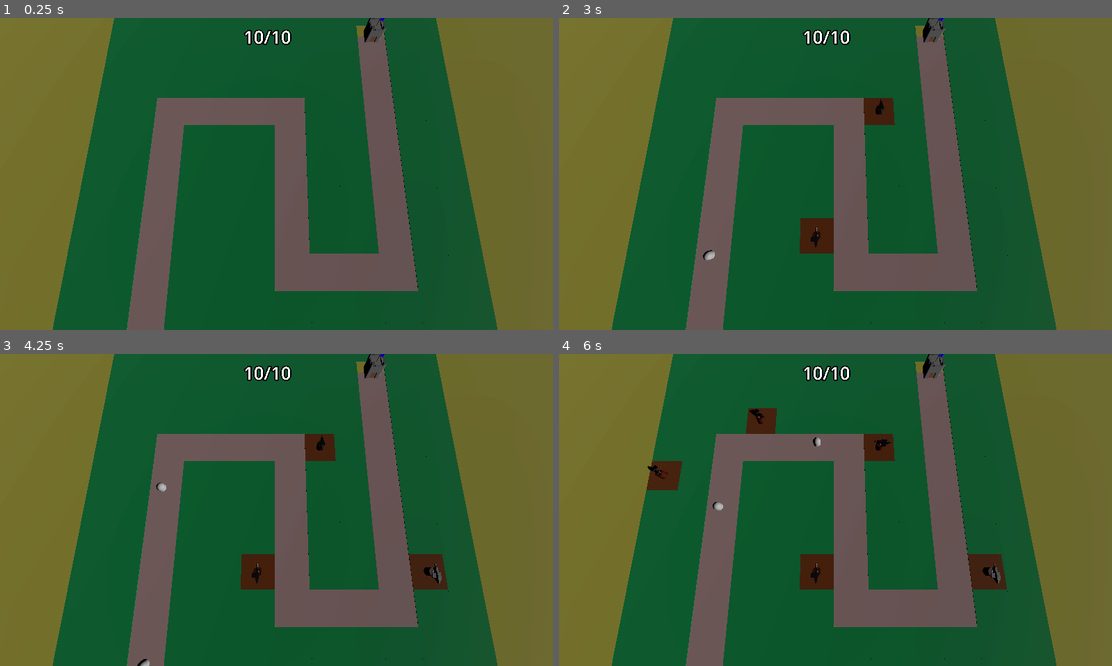
Above: before the commit, frames 1-4 (two rows, left to right).
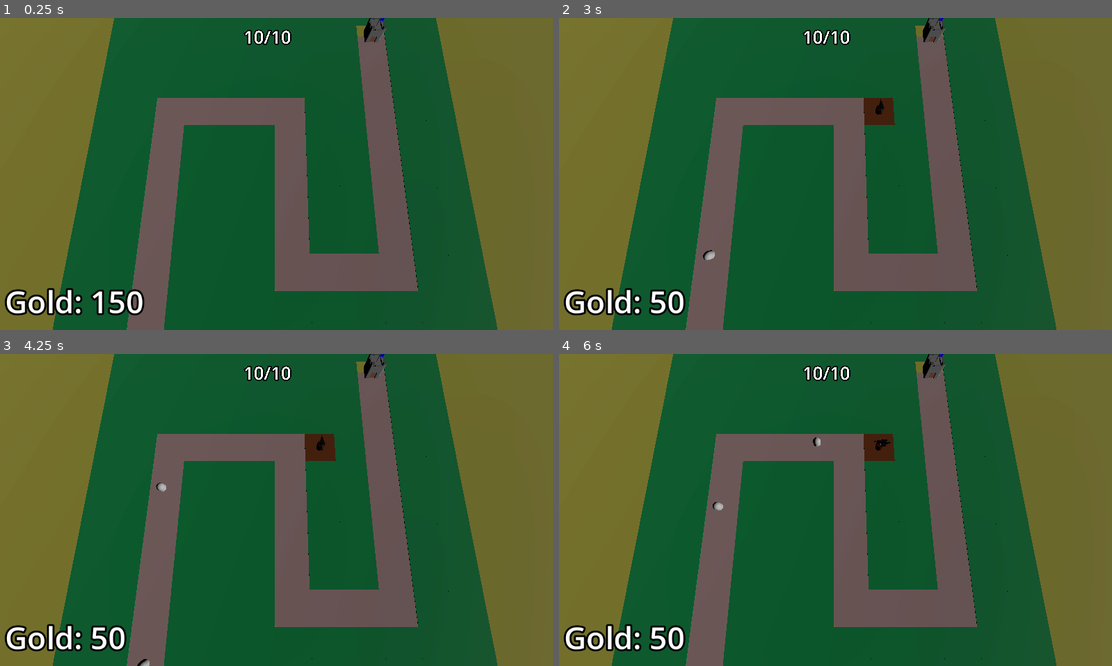
Above: after the commit, the same moments.

Repository: SpookyUboa/barbarian-blaster
Game: Godot game, scene res://Scenes/BaseScene.tscn
The game is run twice, just before and just after one commit, with the same random seed, the same clock (stepped at 60 frames per second) and the same inputs.
Inputs (mouse positions are in pixels of both pictures, inside the frame that each line leads up to):
- Up to frame 1 (0.25 s): no input
- Up to frame 2 (3 s): tap Enter at 0.5, 2 s; move the mouse to (957, 158) at 0.52 s; press the mouse at (957, 158) at 0.53 s; tap Space at 1.25 s; move the mouse to (724, 189) at 1.27 s; release the mouse at (724, 189) at 1.28 s; click (724, 189) at 1.35 s; move the mouse to (890, 105) at 2.02 s; press the mouse at (890, 105) at 2.03 s; move the mouse to (807, 236) at 2.77 s; release the mouse at (807, 236) at 2.78 s; click (807, 236) at 2.85 s
- Up to frame 3 (4.25 s): move the mouse to (442, 556) at 3.52 s; press the mouse at (442, 556) at 3.53 s
- Up to frame 4 (6 s): move the mouse to (669, 463) at 4.27 s; release the mouse at (669, 463) at 4.28 s; click (669, 463) at 4.35 s; move the mouse to (863, 510) at 5.02 s; press the mouse at (863, 510) at 5.03 s; move the mouse to (752, 432) at 5.77 s; release the mouse at (752, 432) at 5.78 s; click (752, 432) at 5.85 s

The runs differ from the first frame. In frame 1, 1.4% of the frame differs, in the area x 0-27%, y 86-96%; in frame 2, 2.0%; in frame 3, 2.7%; in frame 4, 3.7%, in the area x 0-82%, y 17-96%.

Commit message:
Bank system implemented

Diff:
--- a/RayPickerCamera/ray_picker_camera.gd
+++ b/RayPickerCamera/ray_picker_camera.gd
@@ -1,9 +1,11 @@
 extends Camera3D
 
 @onready var ray_cast_3d: RayCast3D = $RayCast3D
+@onready var bank = get_tree().get_first_node_in_group("bank")
 
 @export var gridmap : GridMap
 @export var turret_manager : Node3D
+@export var turret_cost := 100
 
 func _process(delta: float) -> void:
 	var mouse_position : Vector2 = get_viewport().get_mouse_position()
@@ -11,15 +13,17 @@
 	ray_cast_3d.force_raycast_update()
 
 	if ray_cast_3d.is_colliding():
-		Input.set_default_cursor_shape(Input.CURSOR_POINTING_HAND)
-		var collider = ray_cast_3d.get_collider()
-		if collider is GridMap:
-			if Input.is_action_pressed("click"):
-				var collision_point = ray_cast_3d.get_collision_point()
-				var cell = gridmap.local_to_map(collision_point)
-				if gridmap.get_cell_item(cell) == 1:
-					gridmap.set_cell_item(cell, 2)
-					var tile_position = gridmap.map_to_local(cell)
-					turret_manager.build_turret(tile_position)
+		if bank.gold >= turret_cost:
+			Input.set_default_cursor_shape(Input.CURSOR_POINTING_HAND)
+			var collider = ray_cast_3d.get_collider()
+			if collider is GridMap:
+				if Input.is_action_pressed("click"):
+					var collision_point = ray_cast_3d.get_collision_point()
+					var cell = gridmap.local_to_map(collision_point)
+					if gridmap.get_cell_item(cell) == 1:
+						gridmap.set_cell_item(cell, 2)
+						var tile_position = gridmap.map_to_local(cell)
+						turret_manager.build_turret(tile_position)
+						bank.gold -= turret_cost
 	else:
 		Input.set_default_cursor_shape(Input.CURSOR_ARROW)
--- /dev/null
+++ b/Scenes/Bank.gd
@@ -0,0 +1,12 @@
+extends MarginContainer
+
+@export var starting_gold := 150
+@onready var label: Label = $Label
+
+var gold: int:
+	set(gold_in):
+		gold = max(gold_in, 0)
+		label.text = "Gold: " + str(gold)
+
+func _ready() -> void:
+	gold = starting_gold
--- a/Scenes/BaseScene.tscn
+++ b/Scenes/BaseScene.tscn
@@ -7,6 +7,7 @@
 [ext_resource type="Script" path="res://Scenes/TurretManager.gd" id="5_vl2hw"]
 [ext_resource type="Script" path="res://Scenes/turret.gd" id="6_nspde"]
 [ext_resource type="PackedScene" uid="uid://nned5gjjqfxu" path="res://Scenes/projectile.tscn" id="7_kr2ap"]
+[ext_resource type="Script" path="res://Scenes/Bank.gd" id="8_vn4gm"]
 
 [sub_resource type="ProceduralSkyMaterial" id="ProceduralSkyMaterial_hqlj4"]
 sky_horizon_color = Color(0.64625, 0.65575, 0.67075, 1)
@@ -211,6 +212,11 @@
 "version": 3
 }
 
+[sub_resource type="LabelSettings" id="LabelSettings_s7h3q"]
+font_size = 64
+outline_size = 16
+outline_color = Color(0, 0, 0, 1)
+
 [node name="Node3D" type="Node3D"]
 
 [node name="DirectionalLight3D" type="DirectionalLight3D" parent="."]
@@ -245,3 +251,23 @@
 script = ExtResource("5_vl2hw")
 turret = SubResource("PackedScene_14lxk")
 enemy_path = NodePath("../EnemyPath")
+
+[node name="Bank" type="MarginContainer" parent="." groups=["bank"]]
+anchors_preset = 15
+anchor_right = 1.0
+anchor_bottom = 1.0
+grow_horizontal = 2
+grow_vertical = 2
+mouse_filter = 2
+theme_override_constants/margin_left = 16
+theme_override_constants/margin_top = 16
+theme_override_constants/margin_right = 16
+theme_override_constants/margin_bottom = 16
+script = ExtResource("8_vn4gm")
+
+[node name="Label" type="Label" parent="Bank"]
+layout_mode = 2
+size_flags_horizontal = 0
+size_flags_vertical = 8
+text = "Placeholder"
+label_settings = SubResource("LabelSettings_s7h3q")
--- a/Scenes/enemy.gd
+++ b/Scenes/enemy.gd
@@ -1,9 +1,11 @@
 extends PathFollow3D
 
 @export var speed = 1
-@export var max_health := 50
+@export var max_health := 10
+@export var enemy_reward := 50
 
 @onready var animation_player: AnimationPlayer = $AnimationPlayer
+@onready var bank = get_tree().get_first_node_in_group("bank")
 
 var current_health : int:
 	set(health_in):
@@ -11,6 +13,7 @@
 			animation_player.play("TakeDamage")
 		current_health = health_in
 		if current_health < 1 :
+			bank.gold += enemy_reward
 			queue_free()
 
 @onready var base = get_tree().get_first_node_in_group("base")
--- a/Scenes/projectile.gd
+++ b/Scenes/projectile.gd
@@ -2,7 +2,7 @@
 
 var direction := Vector3.FORWARD
 
-@export var speed := 30.0
+@export var speed := 100.0
 
 func _physics_process(delta: float) -> void:
 	position += direction * speed * delta
Not shown: 6 places in MeshLibraries/SpaceLibrary.tres that only renumber resources
Not shown: 1 places in Scenes/BaseScene.tscn that only renumber resources
